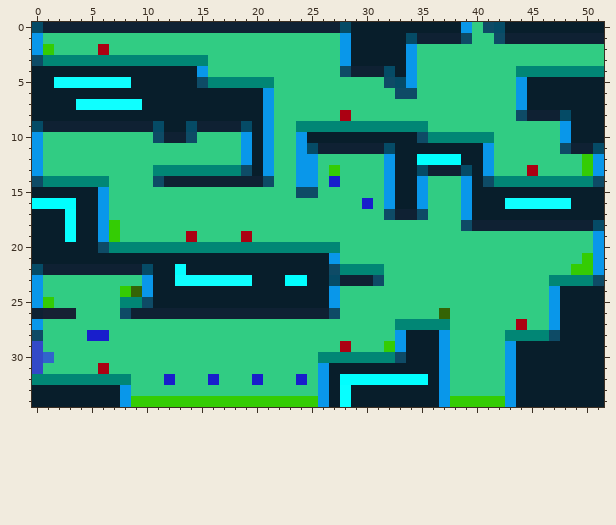
Two states of a pixel-art sprite, src/main/resources/images/levels/level2_layer1.png. Above is the file before it was changed.
The file is 52x35 pixels. Colours within 5 levels of each other are drawn and written as one.
The result:
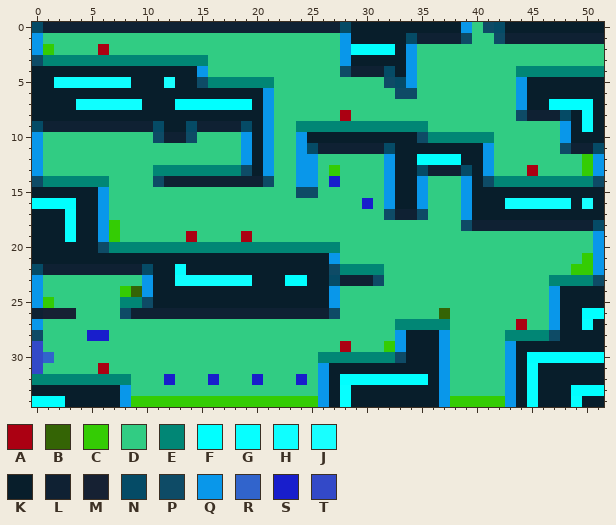
Palette (. is transparent): A #ab0012  B #346405  C #34cc04  D #31cc83  E #018675  F #01ffff  G #07ffff  H #0fffff  J #18ffff  K #081e2b  L #0f2133  M #162133  N #054b66  P #0e4b66  Q #0997ea  R #3164cc  S #181ecc  T #3349c8
Difference:
@@ x 0..51 @@
  1 QDDDDDDDDDDDDDDDDDDDDDDDDDDDQKKKKKNLLLLPDDPLLLLLLLLL
- 2 QCDDDDADDDDDDDDDDDDDDDDDDDDDQKKKKKQDDDDDDDDDDDDDDDDD
+ 2 QCDDDDADDDDDDDDDDDDDDDDDDDDDQFFFFKQDDDDDDDDDDDDDDDDD
  3 PEEEEEEEEEEEEEEEDDDDDDDDDDDDQKKKKKQDDDDDDDDDDDDDDDDD
  4 KKKKKKKKKKKKKKKQDDDDDDDDDDDDPLLLNKQDDDDDDDDDEEEEEEEE
- 5 KKHHHHHHHKKKKKKPEEEEEEDDDDDDDDDDPNQDDDDDDDDDQKKKKKKK
+ 5 KKHHHHHHHKKKJKKPEEEEEEDDDDDDDDDDPNQDDDDDDDDDQKKKKKKK
  6 KKKKKKKKKKKKKKKKKKKKKQDDDDDDDDDDDPPDDDDDDDDDQKKKKKKK
- 7 KKKKHHHHHHKKKKKKKKKKKQDDDDDDDDDDDDDDDDDDDDDDQKKKKKKK
- 8 KKKKKKKKKKKKKKKKKKKKKQDDDDDDADDDDDDDDDDDDDDDPLLLNKKK
- 9 NLLLLLLLLLLNKKNLLLLNKQDDEEEEEEEEEEEEDDDDDDDDDDDDQKKK
+ 7 KKKKHHHHHHKKKFFFFFFFKQDDDDDDDDDDDDDDDDDDDDDDQKKFFFFK
+ 8 KKKKKKKKKKKKKKKKKKKKKQDDDDDDADDDDDDDDDDDDDDDPLLLNKGK
+ 9 NLLLLLLLLLLNKKNLLLLNKQDDEEEEEEEEEEEEDDDDDDDDDDDDQKGK
 10 QDDDDDDDDDDPLLPDDDDQKQDDQKKKKKKKKKKPEEEEEEDDDDDDQKKK
@@ x 48..51 @@
 15 KKKK
-16 HKKK
+16 HKJK
 17 KKKK
@@ x 0..51 @@
 25 QCDDDDDDEEPKKKKKKKKKKKKKKKKQDDDDDDDDDDDDDDDDDDDQKKKK
-26 LMMMDDDDPLLLLLLLLLLLLLLLLLLPDDDDDDDDDBDDDDDDDDDQKKKK
-27 QDDDDDDDDDDDDDDDDDDDDDDDDDDDDDDDDEEEEEDDDDDDADDQKKKK
+26 LMMMDDDDPLLLLLLLLLLLLLLLLLLPDDDDDDDDDBDDDDDDDDDQKKFF
+27 QDDDDDDDDDDDDDDDDDDDDDDDDDDDDDDDDEEEEEDDDDDDADDQKKGK
 28 PDDDDSSDDDDDDDDDDDDDDDDDDDDDDDDDDQKKKQDDDDDEEEEPKKKK
 29 TDDDDDDDDDDDDDDDDDDDDDDDDDDDADDDCQKKKQDDDDDQKKKKKKKK
-30 TRDDDDDDDDDDDDDDDDDDDDDDDDEEEEEEEPKKKQDDDDDQKKKKKKKK
-31 TDDDDDADDDDDDDDDDDDDDDDDDDQKKKKKKKKKKQDDDDDQKKKKKKKK
-32 EEEEEEEEEDDDSDDDSDDDSDDDSDQKFFFFFFFFKQDDDDDQKKKKKKKK
-33 KKKKKKKKQDDDDDDDDDDDDDDDDDQKGKKKKKKKKQDDDDDQKKKKKKKK
-34 KKKKKKKKQCCCCCCCCCCCCCCCCCQKGKKKKKKKKQCCCCCQKKKKKKKK
+30 TRDDDDDDDDDDDDDDDDDDDDDDDDEEEEEEEPKKKQDDDDDQKFFFFFFF
+31 TDDDDDADDDDDDDDDDDDDDDDDDDQKKKKKKKKKKQDDDDDQKGKKKKKK
+32 EEEEEEEEEDDDSDDDSDDDSDDDSDQKFFFFFFFFKQDDDDDQKGKKKKKK
+33 KKKKKKKKQDDDDDDDDDDDDDDDDDQKGKKKKKKKKQDDDDDQKGKKKFFF
+34 FFFKKKKKQCCCCCCCCCCCCCCCCCQKGKKKKKKKKQCCCCCQKGKKKGKK
Where, in picture pixels (left, top, right, bottom), the same in both pictures:
changed: (351, 44, 395, 55)
changed: (164, 77, 252, 110)
changed: (549, 99, 593, 132)
changed: (582, 198, 593, 209)
changed: (527, 308, 604, 407)
changed: (32, 396, 65, 407)
